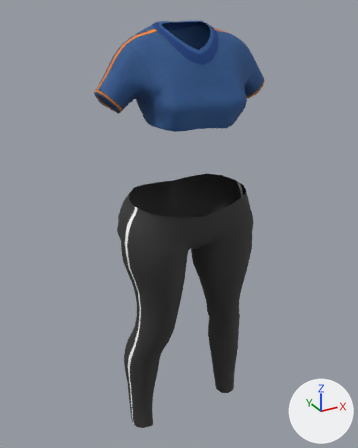
An edit to the glTF model 3d/models/av/f/outfit-female_sportsuit01.glb, drawn before and after from the same camera.
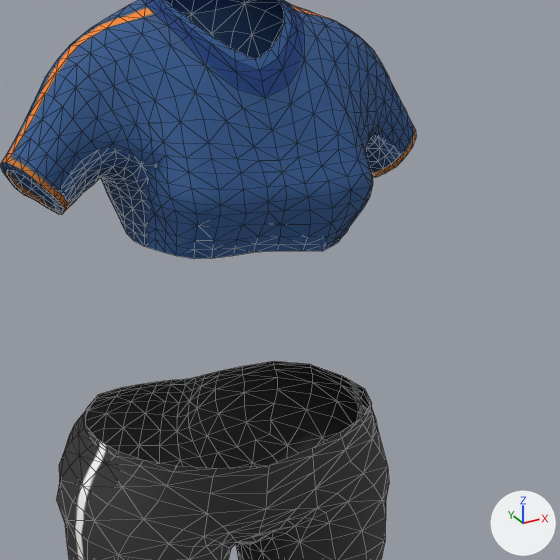
There are two pictures of each version: one whole from a camera (50 mm lens) standing at (-0.633, -1.134, 1.286) and looking at (-0.01, -0.002, 0.72), one close up on the part from 26% to 90% of the width and 6% to 57% of the height. The lights are fixed; the arrows at lower right show +X, +Y and +Z. The older version's two pictures come first. The close-ups show mesh edges as thin lines. Where no turn or scale is listed for an object, it has been applied to the vertices. Vertices at exactly the same position are counted once.

The first close-up shows 'outfit-female_sportsuit01'.
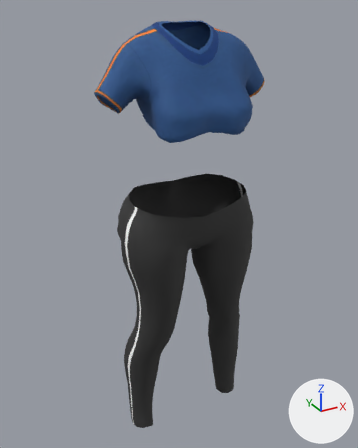
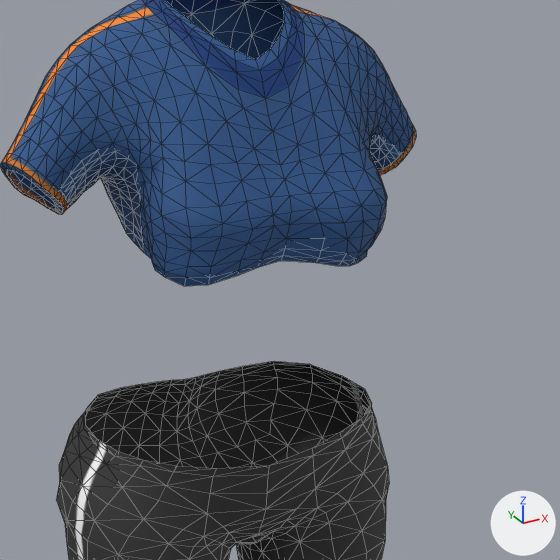
Boxes (x1, y1, x2, y2) around the edits, measured in the close-ups (560 x 560 px; the box of a moved part takes in the faces that stretch with it):
part 1 of me_female_sportsuit01_001, moved or reshaped: before (98, 89, 374, 259); after (98, 89, 387, 286)

Diff of the bpy script that builds the scene:
```diff
--- a/3d/models/av/f/outfit-female_sportsuit01.glb.py
+++ b/3d/models/av/f/outfit-female_sportsuit01.glb.py
@@ me_female_sportsuit01_001 @@
 # used by ob_outfit_female_sportsuit01; location = (0.0, 0.0, 0.0)
-me_female_sportsuit01_001.from_pydata(...)  # 1797 vertices, 3436 faces; spans x -0.238..0.234, y -0.15..0.099, z 0.075..1.253
+me_female_sportsuit01_001.from_pydata(...)  # 1797 vertices, 3436 faces; spans x -0.238..0.234, y -0.167..0.099, z 0.075..1.253
+# me_female_sportsuit01_001 part 1: 186 of 1797 vertices moved; they spanned x -0.142..0.131, y -0.15..-0.035, z 1.013..1.145 and now span x -0.142..0.133, y -0.167..-0.035, z 0.995..1.144; mean shift (0.0, -0.007, -0.009); largest move (-0.079, -0.137, 1.029) -> (-0.094, -0.158, 1.008)
 me_female_sportsuit01_001.materials.append(mat_outfit)
```
